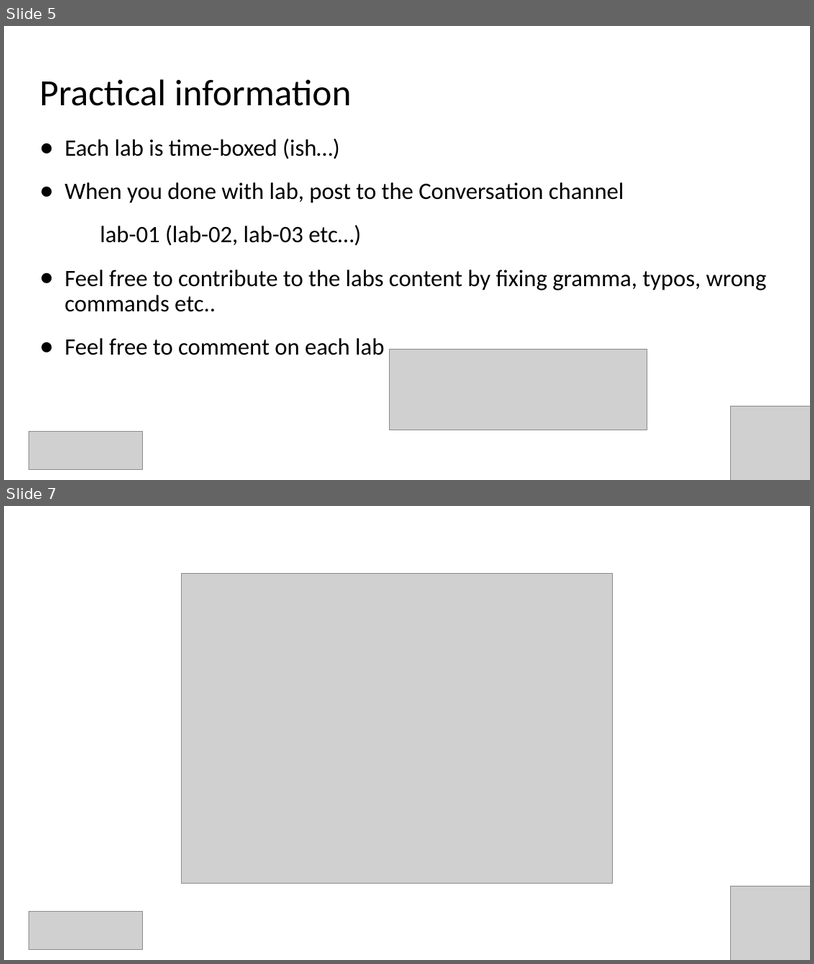
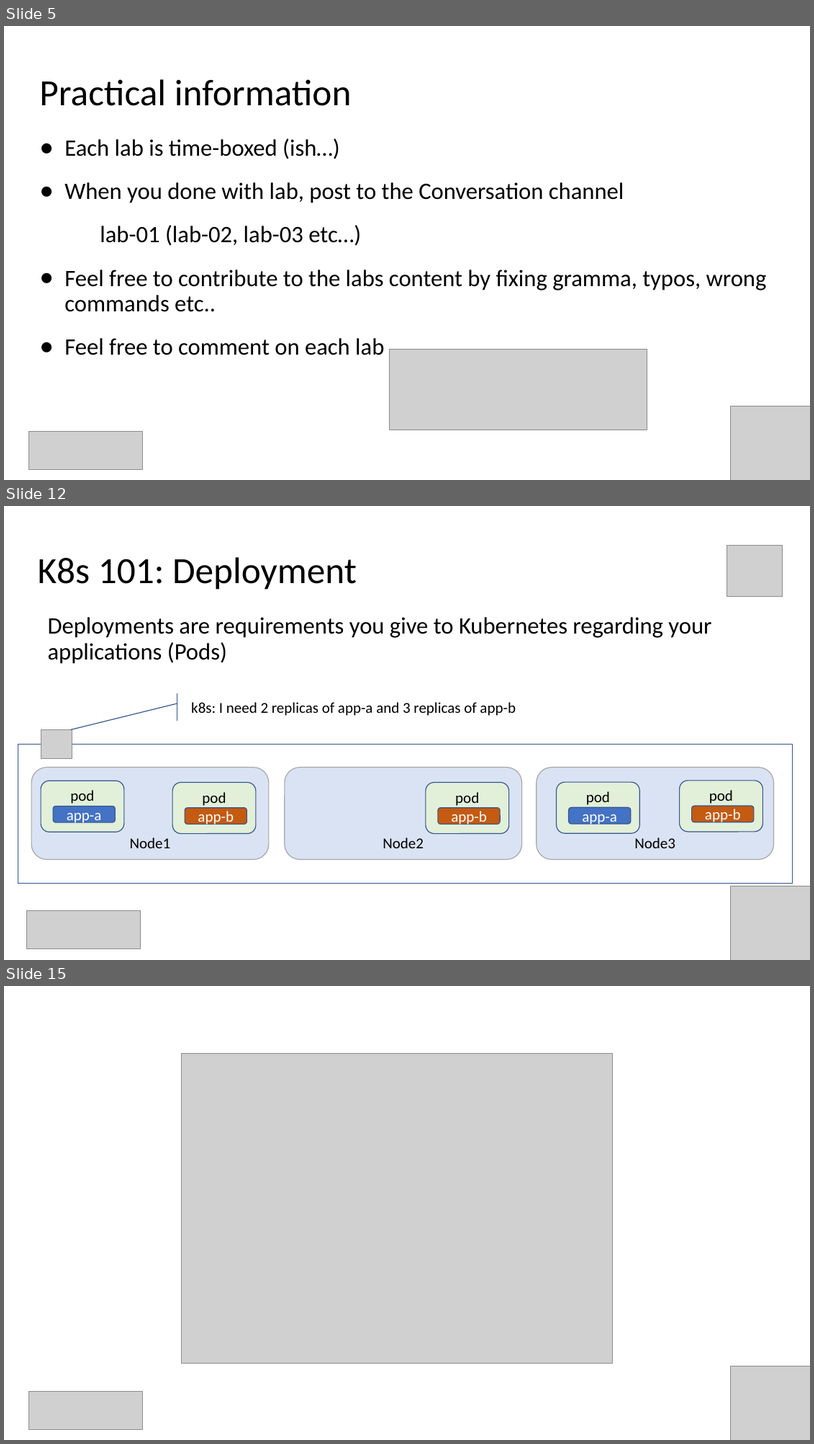
Before and after one commit to evgenyb/aks-workshops, a slide deck: 05-scaling-options-in-aks/slides/scaling-options-for-applications-and-clusters-in-AKS.pptx. Shown one above the other, each under a label of ours: slides 5 and 7 before the commit, slides 5, 12 and 15 after it; the slides between them are not shown. The pictures are 814x964 and 814x1444 pixels, drawn with LibreOffice and Linux fonts; fonts in the diff are those of the drawing; grey boxes stand for pictures. Boxes give left, top, right and bottom in pixels: in the first picture for what was removed or moved away, otherwise in the second. Text is boxed around its words. In the diff, an @@ line names an element or a change of style, - is before the commit and + after.

Commit message:
lab-09 + slides

```diff
--- a/05-scaling-options-in-aks/slides/scaling-options-for-applications-and-clusters-in-AKS.pptx
+++ b/05-scaling-options-in-aks/slides/scaling-options-for-applications-and-clusters-in-AKS.pptx
@@ slide 12 added at box(4, 506, 810, 960), background #FFFFFF @@
@@ picture added at box(728, 546, 783, 597) @@
@@ title added at box(38, 557, 357, 590), 44 pt, text #000000 @@
+K8s 101: Deployment
@@ text added at box(48, 617, 712, 664), 28 pt, text #000000 @@
+Deployments are requirements you give to Kubernetes regarding your applications (Pods)
@@ accent callout added at box(185, 693, 640, 720), outline #325491 1 pt, 18 pt, text #000000 @@
+k8s: I need 2 replicas of app-a and 3 replicas of app-b
@@ picture added at box(41, 729, 72, 758) @@
@@ rectangle added at box(18, 744, 793, 883), outline #325491 1 pt @@
@@ rounded rectangle added at box(31, 767, 269, 860), fill #DAE3F3, outline #A5A5A5 1 pt, 18 pt, text #000000 @@
+Node1
@@ rounded rectangle added at box(41, 780, 124, 832), fill #E2F0D9, outline #325491 1 pt, 18 pt, text #000000 @@
+pod
@@ rounded rectangle added at box(172, 782, 256, 834), fill #E2F0D9, outline #325491 1 pt, 18 pt, text #000000 @@
+pod
@@ rounded rectangle added at box(285, 767, 522, 860), fill #DAE3F3, outline #A5A5A5 1 pt, 18 pt, text #000000 @@
+Node2
@@ rounded rectangle added at box(426, 782, 509, 834), fill #E2F0D9, outline #325491 1 pt, 18 pt, text #000000 @@
+pod
@@ rounded rectangle added at box(537, 767, 774, 860), fill #DAE3F3, outline #A5A5A5 1 pt, 18 pt, text #000000 @@
+Node3
@@ rounded rectangle added at box(557, 782, 640, 834), fill #E2F0D9, outline #325491 1 pt, 18 pt, text #000000 @@
+pod
@@ rounded rectangle added at box(680, 780, 763, 831), fill #E2F0D9, outline #325491 1 pt, 18 pt, text #000000 @@
+pod
@@ rounded rectangle added at box(53, 806, 116, 822), fill #4472C4, outline #325491 1 pt, 18 pt, text #FFFFFF @@
+app-a
@@ rounded rectangle added at box(185, 807, 247, 824), fill #C55A11, outline #325491 1 pt, 18 pt, text #FFFFFF @@
+app-b
@@ rounded rectangle added at box(438, 807, 501, 824), fill #C55A11, outline #325491 1 pt, 18 pt, text #FFFFFF @@
+app-b
@@ rounded rectangle added at box(569, 807, 631, 824), fill #4472C4, outline #325491 1 pt, 18 pt, text #FFFFFF @@
+app-a
@@ rounded rectangle added at box(692, 806, 755, 822), fill #C55A11, outline #325491 1 pt, 18 pt, text #FFFFFF @@
+app-b
@@ picture added at box(731, 885, 810, 960) @@
@@ picture added at box(27, 911, 141, 949) @@
@@ what was slide 7 is now slide 15 @@
```
Also in this commit, not shown: 8 other slides added, 1 slide removed, 1 other file.
